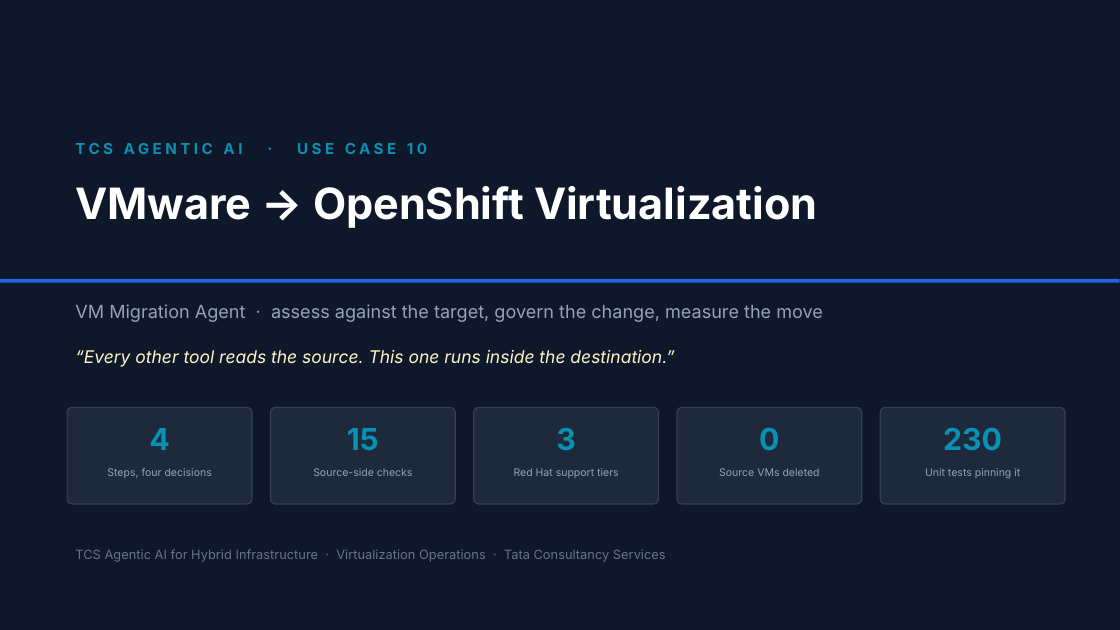
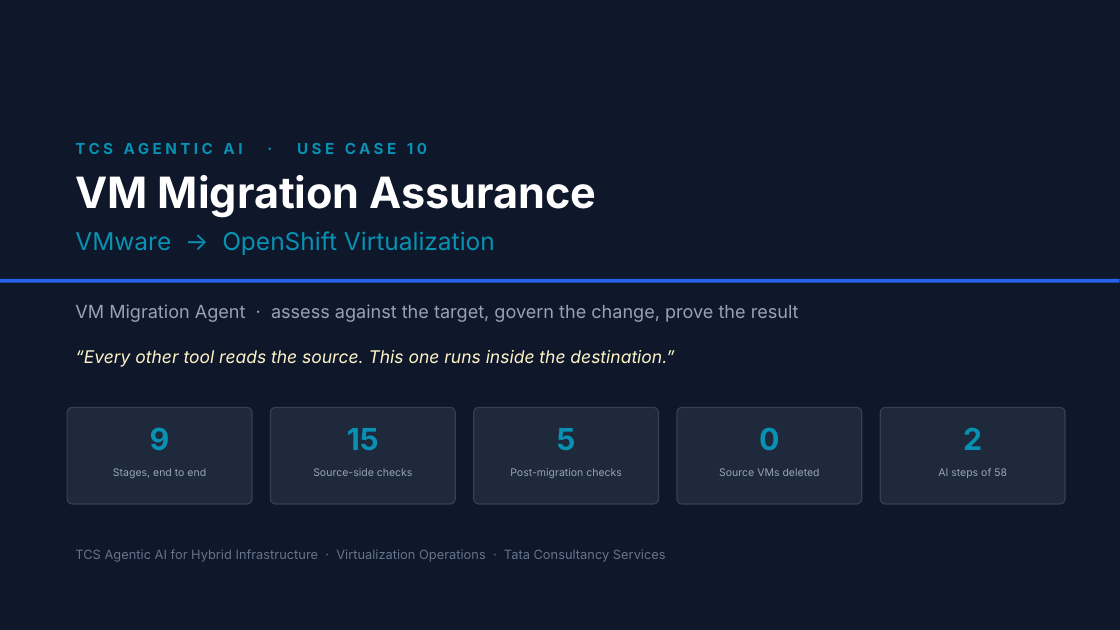
Before and after one commit to cskaruppu/Openshift-mcp-server, a slide deck: slide 1 of usecases/uc-10-vm-migration/TCS-Agentic-AI-UC10-VM-Migration.pptx. Drawn at 1120x630 pixels with LibreOffice and Linux fonts; fonts in the diff are those of the drawing. Boxes give left, top, right and bottom in pixels: in the first picture for what was removed or moved away, otherwise in the second. Text is boxed around its words. In the diff, an @@ line names an element or a change of style, - is before the commit and + after.

```diff
--- a/usecases/uc-10-vm-migration/TCS-Agentic-AI-UC10-VM-Migration.pptx
+++ b/usecases/uc-10-vm-migration/TCS-Agentic-AI-UC10-VM-Migration.pptx
@@ text added at box(75, 175, 597, 218), 37 pt, text #FFFFFF, bold @@
+VM Migration Assurance
@@ text "VMware → OpenShift Virtualization": place and size @@
-text "VMware → OpenShift Virtualization" at box(75, 186, 817, 228)
+text "VMware → OpenShift Virtualization" at box(75, 231, 495, 255)
@@ text "VMware → OpenShift Virtualization" at box(75, 231, 495, 255): size 37 to 21 pt, text colour #FFFFFF to #0891B2, bold off @@
@@ text at box(75, 304, 799, 322): text changed @@
-VM Migration Agent · assess against the target, govern the change, measure the move
+VM Migration Agent · assess against the target, govern the change, prove the result
@@ text at box(150, 427, 170, 450): text changed @@
-4
+9
@@ text at box(557, 428, 576, 450): text changed @@
-3
+5
@@ text at box(963, 428, 982, 450): text changed @@
-230
+2
@@ text at box(113, 468, 206, 478): text changed @@
-Steps, four decisions
+Stages, end to end
@@ text at box(510, 468, 622, 478): text changed @@
-Red Hat support tiers
+Post-migration checks
@@ text at box(938, 468, 1007, 478): text changed @@
-Unit tests pinning it
+AI steps of 58
```
Also in this commit, not shown: 7 other files.
